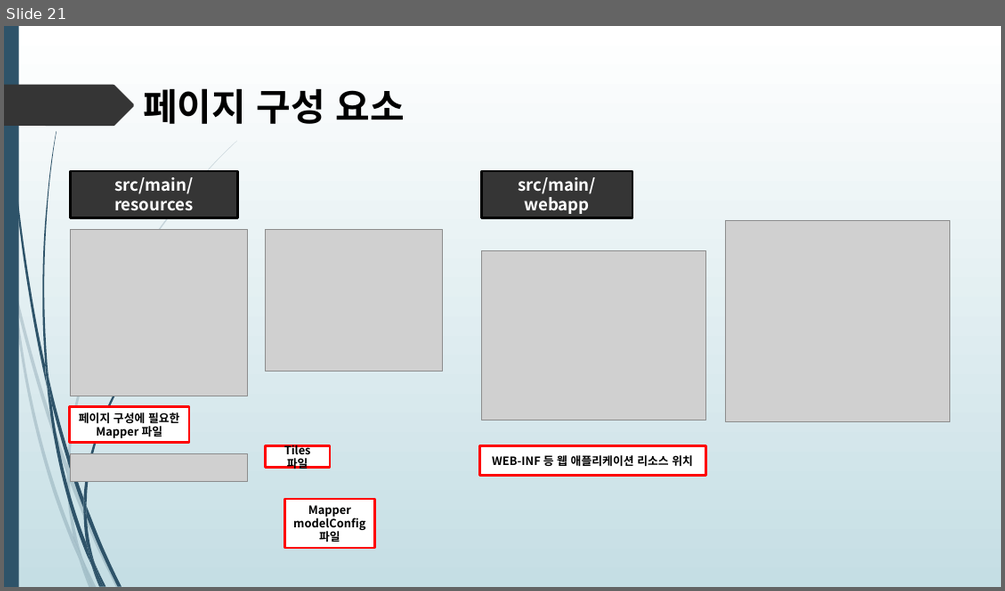
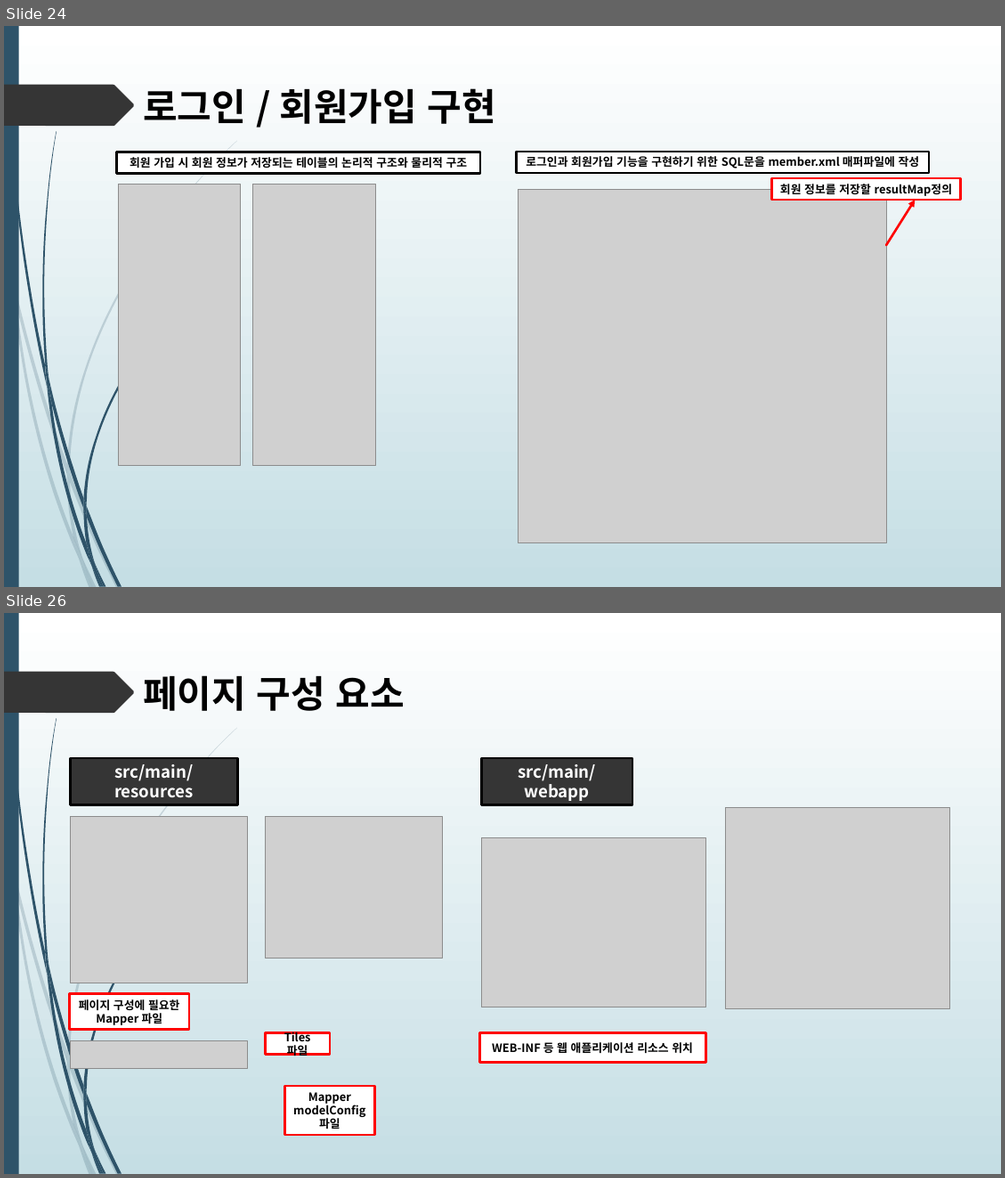
Before and after one commit to himediaai/DongOuk, a slide deck: 쇼핑몰.pptx. Shown one above the other, each under a label of ours: slide 21 before the commit, slides 24 and 26 after it; the slides between them are not shown. The pictures are 1005x591 and 1005x1178 pixels, drawn with LibreOffice and Linux fonts; fonts in the diff are those of the drawing; grey boxes stand for pictures. Boxes give left, top, right and bottom in pixels: in the first picture for what was removed or moved away, otherwise in the second. Text is boxed around its words. In the diff, an @@ line names an element or a change of style, - is before the commit and + after.

```diff
--- a/쇼핑몰.pptx
+++ b/쇼핑몰.pptx
@@ slide 24 added at (4,26,1001,587), background gradient #FFFFFF to #C5DEE5; not listed: 24 template elements that a slide beside it also shows @@
@@ text added at (143,88,496,124), 36 pt, text #000000, bold @@
+로그인 / 회원가입 구현
@@ rectangle added at (117,152,480,174), fill #FFFFFF, outline #000000 2.25 pt, 11 pt, text #000000, bold @@
+회원 가입 시 회원 정보가 저장되는 테이블의 논리적 구조와 물리적 구조
@@ rectangle added at (517,151,929,174), fill #FFFFFF, outline #000000 2.25 pt, 11 pt, text #000000, bold @@
+로그인과 회원가입 기능을 구현하기 위한 SQL문을 member.xml 매퍼파일에 작성
@@ picture added at (119,184,241,466) @@
@@ picture added at (253,184,376,466) @@
@@ rectangle added at (772,178,961,200), fill #FFFFFF, outline #FF0000 2.25 pt, 11 pt, text #000000, bold @@
+회원 정보를 저장할 resultMap정의
@@ picture added at (518,189,886,543) @@
@@ arrow added from (886, 245) to (914, 200), #FF0000 2.25 pt @@
@@ what was slide 21 is now slide 26 @@
```
Also in this commit, not shown: 2 slides changed, 4 other slides added.
